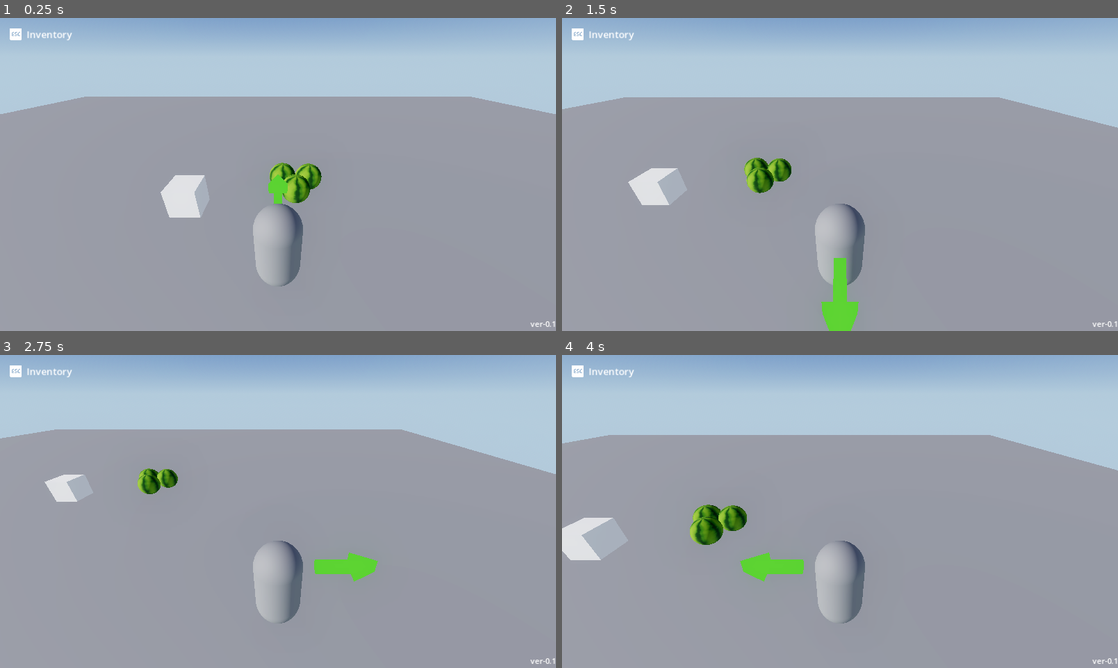
Above: before the commit, frames 1-4 (two rows, left to right).
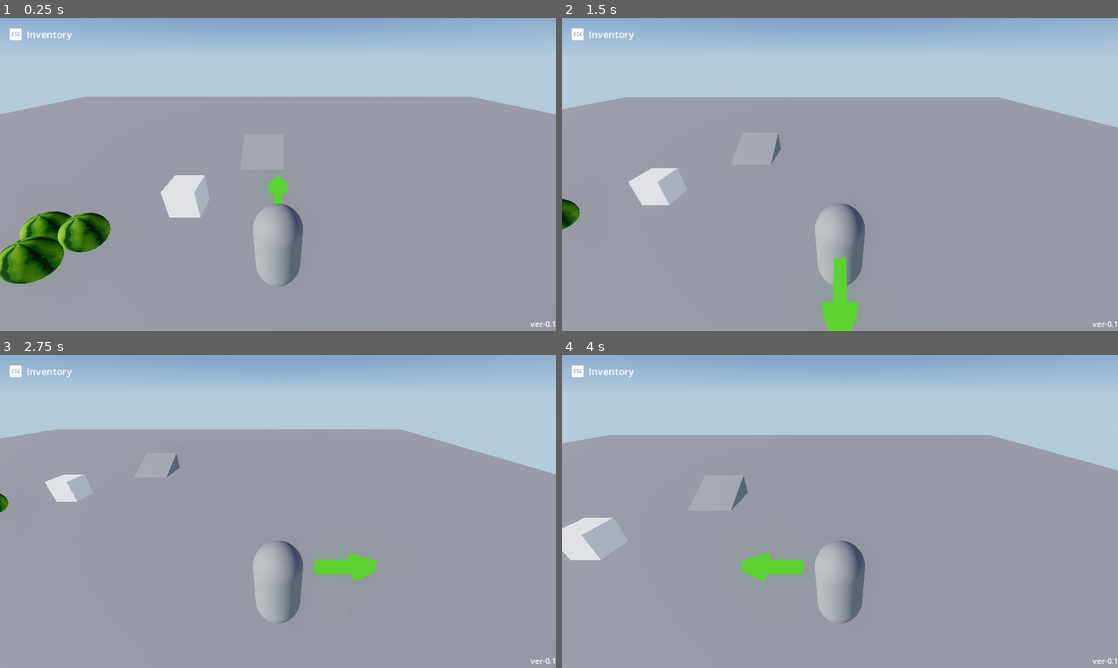
Above: after the commit, the same moments.

Repository: quinoazephyr/farm-hunt-game
Game: Godot game, scene res://source/nodes/scenes/test_items.tscn
Two runs of this game, one before a commit and one after it. Both use one fixed random seed, a clock stepped at 60 frames per second and the inputs below.
Inputs (mouse positions are in pixels of both pictures, inside the frame that each line leads up to):
- Up to frame 1 (0.25 s): no input
- Up to frame 2 (1.5 s): tap Enter (ui_accept) at 0.5, 0.77 s; move the mouse to (962, 158) at 0.52 s; hold D (move_right) 0.53-1.28 s; tap E (accept) at 0.6 s; move the mouse to (728, 190) at 1.27 s; hold S (move_backward) from 1.28 s (still down); tap Space (action_x) at 1.35 s
- Up to frame 3 (2.75 s): tap Enter (ui_accept) at 1.52 s; move the mouse to (333, 442) at 2.02 s; release S (move_backward) at 2.03 s; hold D (move_right) from 2.03 s (still down); right-click (333, 442) at 2.1 s
- Up to frame 4 (4 s): move the mouse to (812, 574) at 2.77 s; release D (move_right) at 2.78 s; hold W (move_forward) 2.78-3.53 s; tap E (accept) at 2.85 s; tap Enter (ui_accept) at 3.02, 3.77 s; move the mouse to (1006, 558) at 3.52 s; hold A (move_left) from 3.53 s (still down); tap Space (action_x) at 3.6 s

The runs differ from the first frame. In frame 1, 3.6% of the frame differs, in the area x 0-58%, y 46-85%; in frame 2, 1.0%; in frame 3, 0.6%; in frame 4, 1.0%.

Commit message:
move synchronizer code to pause_ui

Diff:
--- a/source/nodes/scenes/test_items.tscn
+++ b/source/nodes/scenes/test_items.tscn
@@ -1,20 +1,37 @@
-[gd_scene load_steps=2 format=3 uid="uid://b5wjp1mfa1lyp"]
+[gd_scene load_steps=4 format=3 uid="uid://b5wjp1mfa1lyp"]
 
 [ext_resource type="PackedScene" uid="uid://xopw8jd5wmyh" path="res://source/nodes/scenes/test_scene_base.tscn" id="1_occme"]
+
+[sub_resource type="BoxShape3D" id="BoxShape3D_eluac"]
+size = Vector3(2.22621, 1, 2)
+
+[sub_resource type="PrismMesh" id="PrismMesh_uutvj"]
+left_to_right = 1.0
+size = Vector3(2, 1, 2)
 
 [node name="TestItems" instance=ExtResource("1_occme")]
 
 [node name="Watermelon" parent="Spawners/PlaceholderSpawner/Placeholders" index="0" instance_placeholder="res://source/nodes/test/watermelon.tscn"]
-transform = Transform3D(1, 0, 0, 0, 1, 0, 0, 0, 1, 0.460654, 0.52437, -3.55905)
+transform = Transform3D(1, 0, 0, 0, 1, 0, 0, 0, 1, -5.75807, 0.52437, -0.704711)
 
 [node name="WhiteCube" parent="Spawners/PlaceholderSpawner/Placeholders" index="1" instance_placeholder="res://source/nodes/test/white_cube.tscn"]
 transform = Transform3D(1, 0, 0, 0, 1, 0, 0, 0, 1, -2.98782, 0.52437, -2.4764)
 
 [node name="Watermelon2" parent="Spawners/PlaceholderSpawner/Placeholders" index="2" instance_placeholder="res://source/nodes/test/watermelon.tscn"]
-transform = Transform3D(1, 0, 0, 0, 1, 0, 0, 0, 1, 0.594008, 0.52437, -3.28378)
+transform = Transform3D(1, 0, 0, 0, 1, 0, 0, 0, 1, -5.62472, 0.52437, -0.429441)
 
 [node name="Watermelon3" parent="Spawners/PlaceholderSpawner/Placeholders" index="3" instance_placeholder="res://source/nodes/test/watermelon.tscn"]
-transform = Transform3D(1, 0, 0, 0, 1, 0, 0, 0, 1, 0.890936, 0.52437, -3.60917)
+transform = Transform3D(1, 0, 0, 0, 1, 0, 0, 0, 1, -5.32779, 0.52437, -0.754831)
+
+[node name="Stairs" type="StaticBody3D" parent="." index="13"]
+transform = Transform3D(2.98023e-08, 0, 1, 0, 1, 0, -1, 0, 2.98023e-08, -0.727, 0.5, -6.187)
+
+[node name="CollisionShape3D" type="CollisionShape3D" parent="Stairs" index="0"]
+transform = Transform3D(0.894934, -0.446198, 0, 0.446198, 0.894934, 0, 0, 0, 1, 0.221235, -0.446481, -0.00103796)
+shape = SubResource("BoxShape3D_eluac")
+
+[node name="MeshInstance3D" type="MeshInstance3D" parent="Stairs" index="1"]
+mesh = SubResource("PrismMesh_uutvj")
 
 [editable path="MenuUI/InventoryUI/QuickMenu"]
 [editable path="CameraParent"]
--- a/source/nodes/scenes/test_scene_base.tscn
+++ b/source/nodes/scenes/test_scene_base.tscn
@@ -12,7 +12,6 @@
 [ext_resource type="Script" path="res://source/scripts/core/items_spawner.gd" id="5_mjlji"]
 [ext_resource type="Script" path="res://source/scripts/core/input_controls/menu_input_controls.gd" id="5_pt1r3"]
 [ext_resource type="Script" path="res://source/scripts/core/placeholder_spawner.gd" id="6_3whec"]
-[ext_resource type="Script" path="res://source/scripts/synchronizers/player_inventory_synchronizer.gd" id="6_vd64a"]
 [ext_resource type="PackedScene" uid="uid://de48v50qh8ips" path="res://source/nodes/test/blue_capsule.tscn" id="6_wr7o6"]
 [ext_resource type="PackedScene" uid="uid://jvkq5evujxhf" path="res://source/nodes/test/white_cube.tscn" id="7_0v82n"]
 [ext_resource type="Script" path="res://source/scripts/core/ui/screen_space_label.gd" id="8_boyn3"]
@@ -23,6 +22,7 @@
 [ext_resource type="PackedScene" uid="uid://c2j8p0ouei0bv" path="res://source/nodes/ui/quests/quest.tscn" id="18_qmr78"]
 [ext_resource type="Script" path="res://source/scripts/quests/quests_ui.gd" id="18_uq56c"]
 [ext_resource type="PackedScene" uid="uid://b82kd2vni3b1k" path="res://source/nodes/ui/quick_menu.tscn" id="19_jno4m"]
+[ext_resource type="Script" path="res://source/scripts/core/ui/pause_ui.gd" id="19_v5ubj"]
 [ext_resource type="Script" path="res://source/scripts/core/ui/quick_menu_ui_inventory.gd" id="20_cqd5j"]
 [ext_resource type="Texture2D" uid="uid://dib43qo3hwu5o" path="res://assets/images/controls/pc/down-arrow.png" id="21_56o6i"]
 [ext_resource type="Texture2D" uid="uid://bbnrf4ati72ty" path="res://assets/images/controls/pc/left-arrow.png" id="22_xglxu"]
@@ -40,6 +40,13 @@
 [node name="TimescaleControl" type="Node" parent="."]
 process_mode = 3
 script = ExtResource("1_oi6un")
+
+[node name="CameraParent" parent="." instance=ExtResource("2_mirwc")]
+
+[node name="PlayerCharacter" parent="." instance=ExtResource("3_hn0y1")]
+transform = Transform3D(1, 0, 0, 0, 1, 0, 0, 0, 1, 0, 1, 0)
+_camera_player_path = NodePath("../CameraParent")
+_inventory_size = 8
 
 [node name="WorldInputControls" type="Node" parent="."]
 process_mode = 1
@@ -58,7 +65,7 @@
 process_mode = 2
 script = ExtResource("5_pt1r3")
 _timescale_control_path = NodePath("../TimescaleControl")
-_inventory_ui_path = NodePath("../MenuUI/InventoryUI")
+_inventory_ui_path = NodePath("../PauseUI/InventoryUI")
 
 [node name="ActionInputControl" type="Node" parent="MenuInputControls"]
 script = ExtResource("3_7k0u2")
@@ -186,11 +193,13 @@
 [node name="List" type="VBoxContainer" parent="WorldUI/QuestsScrollBox"]
 layout_mode = 2
 
-[node name="MenuUI" type="CanvasLayer" parent="."]
+[node name="PauseUI" type="CanvasLayer" parent="."]
 process_mode = 2
 layer = 2
-
-[node name="InventoryUI" type="ColorRect" parent="MenuUI"]
+script = ExtResource("19_v5ubj")
+_player_character_node_path = NodePath("../PlayerCharacter")
+
+[node name="InventoryUI" type="ColorRect" parent="PauseUI"]
 visible = false
 anchors_preset = 15
 anchor_right = 1.0
@@ -201,7 +210,7 @@
 color = Color(0.196078, 0.196078, 0.196078, 0.705882)
 script = ExtResource("16_y837w")
 
-[node name="SlotsContainer" type="GridContainer" parent="MenuUI/InventoryUI"]
+[node name="SlotsContainer" type="GridContainer" parent="PauseUI/InventoryUI"]
 layout_mode = 1
 anchors_preset = 8
 anchor_left = 0.5
@@ -218,51 +227,51 @@
 theme_override_constants/v_separation = 40
 columns = 4
 
-[node name="InventorySlot" parent="MenuUI/InventoryUI/SlotsContainer" instance=ExtResource("17_55esj")]
+[node name="InventorySlot" parent="PauseUI/InventoryUI/SlotsContainer" instance=ExtResource("17_55esj")]
 layout_mode = 2
 focus_neighbor_right = NodePath("../InventorySlot2")
 focus_neighbor_bottom = NodePath("../InventorySlot5")
 
-[node name="InventorySlot2" parent="MenuUI/InventoryUI/SlotsContainer" instance=ExtResource("17_55esj")]
+[node name="InventorySlot2" parent="PauseUI/InventoryUI/SlotsContainer" instance=ExtResource("17_55esj")]
 layout_mode = 2
 focus_neighbor_left = NodePath("../InventorySlot")
 focus_neighbor_right = NodePath("../InventorySlot3")
 focus_neighbor_bottom = NodePath("../InventorySlot6")
 
-[node name="InventorySlot3" parent="MenuUI/InventoryUI/SlotsContainer" instance=ExtResource("17_55esj")]
+[node name="InventorySlot3" parent="PauseUI/InventoryUI/SlotsContainer" instance=ExtResource("17_55esj")]
 layout_mode = 2
 focus_neighbor_left = NodePath("../InventorySlot2")
 focus_neighbor_right = NodePath("../InventorySlot4")
 focus_neighbor_bottom = NodePath("../InventorySlot7")
 
-[node name="InventorySlot4" parent="MenuUI/InventoryUI/SlotsContainer" instance=ExtResource("17_55esj")]
+[node name="InventorySlot4" parent="PauseUI/InventoryUI/SlotsContainer" instance=ExtResource("17_55esj")]
 layout_mode = 2
 focus_neighbor_left = NodePath("../InventorySlot3")
 focus_neighbor_bottom = NodePath("../InventorySlot8")
 
-[node name="InventorySlot5" parent="MenuUI/InventoryUI/SlotsContainer" instance=ExtResource("17_55esj")]
+[node name="InventorySlot5" parent="PauseUI/InventoryUI/SlotsContainer" instance=ExtResource("17_55esj")]
 layout_mode = 2
 focus_neighbor_top = NodePath("../InventorySlot")
 focus_neighbor_right = NodePath("../InventorySlot6")
 
-[node name="InventorySlot6" parent="MenuUI/InventoryUI/SlotsContainer" instance=ExtResource("17_55esj")]
+[node name="InventorySlot6" parent="PauseUI/InventoryUI/SlotsContainer" instance=ExtResource("17_55esj")]
 layout_mode = 2
 focus_neighbor_left = NodePath("../InventorySlot5")
 focus_neighbor_top = NodePath("../InventorySlot2")
 focus_neighbor_right = NodePath("../InventorySlot7")
 
-[node name="InventorySlot7" parent="MenuUI/InventoryUI/SlotsContainer" instance=ExtResource("17_55esj")]
+[node name="InventorySlot7" parent="PauseUI/InventoryUI/SlotsContainer" instance=ExtResource("17_55esj")]
 layout_mode = 2
 focus_neighbor_left = NodePath("../InventorySlot6")
 focus_neighbor_top = NodePath("../InventorySlot3")
 focus_neighbor_right = NodePath("../InventorySlot8")
 
-[node name="InventorySlot8" parent="MenuUI/InventoryUI/SlotsContainer" instance=ExtResource("17_55esj")]
+[node name="InventorySlot8" parent="PauseUI/InventoryUI/SlotsContainer" instance=ExtResource("17_55esj")]
 layout_mode = 2
 focus_neighbor_left = NodePath("../InventorySlot7")
 focus_neighbor_top = NodePath("../InventorySlot4")
 
-[node name="Description" type="Label" parent="MenuUI/InventoryUI"]
+[node name="Description" type="Label" parent="PauseUI/InventoryUI"]
 layout_mode = 1
 anchors_preset = -1
 anchor_left = 0.5
@@ -279,23 +288,23 @@
 vertical_alignment = 1
 autowrap_mode = 2
 
-[node name="QuickMenu" parent="MenuUI/InventoryUI" instance=ExtResource("19_jno4m")]
+[node name="QuickMenu" parent="PauseUI/InventoryUI" instance=ExtResource("19_jno4m")]
 visible = false
 layout_mode = 0
 script = ExtResource("20_cqd5j")
 
-[node name="ControlWithOffset" parent="MenuUI/InventoryUI/QuickMenu" index="0"]
+[node name="ControlWithOffset" parent="PauseUI/InventoryUI/QuickMenu" index="0"]
 offset_left = 120.0
 offset_right = 270.0
 offset_bottom = 170.0
 
-[node name="HoldMoreButton" type="Button" parent="MenuUI/InventoryUI/QuickMenu/ControlWithOffset/ButtonsContainer" index="0"]
+[node name="HoldMoreButton" type="Button" parent="PauseUI/InventoryUI/QuickMenu/ControlWithOffset/ButtonsContainer" index="0"]
 layout_mode = 2
 size_flags_vertical = 3
 focus_neighbor_bottom = NodePath("../HoldLessButton")
 text = "Hold more"
 
-[node name="HoldLessButton" type="Button" parent="MenuUI/InventoryUI/QuickMenu/ControlWithOffset/ButtonsContainer" index="1"]
+[node name="HoldLessButton" type="Button" parent="PauseUI/InventoryUI/QuickMenu/ControlWithOffset/ButtonsContainer" index="1"]
 layout_mode = 2
 size_flags_vertical = 3
 focus_neighbor_top = NodePath("../HoldMoreButton")
@@ -303,7 +312,7 @@
 disabled = true
 text = "Hold less"
 
-[node name="DropButton" type="Button" parent="MenuUI/InventoryUI/QuickMenu/ControlWithOffset/ButtonsContainer" index="2"]
+[node name="DropButton" type="Button" parent="PauseUI/InventoryUI/QuickMenu/ControlWithOffset/ButtonsContainer" index="2"]
 layout_mode = 2
 size_flags_vertical = 3
 focus_neighbor_top = NodePath("../HoldLessButton")
@@ -311,13 +320,13 @@
 disabled = true
 text = "Drop"
 
-[node name="CancelButton" type="Button" parent="MenuUI/InventoryUI/QuickMenu/ControlWithOffset/ButtonsContainer" index="3"]
+[node name="CancelButton" type="Button" parent="PauseUI/InventoryUI/QuickMenu/ControlWithOffset/ButtonsContainer" index="3"]
 layout_mode = 2
 size_flags_vertical = 3
 focus_neighbor_top = NodePath("../DropButton")
 text = "Cancel"
 
-[node name="CountRect" type="ColorRect" parent="MenuUI/InventoryUI/QuickMenu/ControlWithOffset" index="2"]
+[node name="CountRect" type="ColorRect" parent="PauseUI/InventoryUI/QuickMenu/ControlWithOffset" index="2"]
 visible = false
 layout_mode = 1
 anchors_preset = 1
@@ -330,7 +339,7 @@
 grow_horizontal = 0
 color = Color(0.196078, 0.196078, 0.196078, 0.705882)
 
-[node name="Highlight" type="ColorRect" parent="MenuUI/InventoryUI/QuickMenu/ControlWithOffset/CountRect"]
+[node name="Highlight" type="ColorRect" parent="PauseUI/InventoryUI/QuickMenu/ControlWithOffset/CountRect"]
 show_behind_parent = true
 layout_mode = 1
 anchors_preset = -1
@@ -343,22 +352,22 @@
 grow_horizontal = 2
 grow_vertical = 2
 
-[node name="CountHBox" type="HBoxContainer" parent="MenuUI/InventoryUI/QuickMenu/ControlWithOffset/CountRect"]
+[node name="CountHBox" type="HBoxContainer" parent="PauseUI/InventoryUI/QuickMenu/ControlWithOffset/CountRect"]
 layout_mode = 0
 offset_right = 40.0
 offset_bottom = 40.0
 theme_override_constants/separation = 1
 alignment = 1
 
-[node name="Label" type="Label" parent="MenuUI/InventoryUI/QuickMenu/ControlWithOffset/CountRect/CountHBox"]
+[node name="Label" type="Label" parent="PauseUI/InventoryUI/QuickMenu/ControlWithOffset/CountRect/CountHBox"]
 layout_mode = 2
 text = "x"
 
-[node name="CountLabel" type="Label" parent="MenuUI/InventoryUI/QuickMenu/ControlWithOffset/CountRect/CountHBox"]
+[node name="CountLabel" type="Label" parent="PauseUI/InventoryUI/QuickMenu/ControlWithOffset/CountRect/CountHBox"]
 layout_mode = 2
 text = "0"
 
-[node name="HelperControls" type="HBoxContainer" parent="MenuUI/InventoryUI"]
+[node name="HelperControls" type="HBoxContainer" parent="PauseUI/InventoryUI"]
 layout_mode = 1
 anchors_preset = 7
 anchor_left = 0.5
@@ -374,14 +383,14 @@
 theme_override_constants/separation = 50
 alignment = 1
 
-[node name="MoveSelection" type="HBoxContainer" parent="MenuUI/InventoryUI/HelperControls"]
+[node name="MoveSelection" type="HBoxContainer" parent="PauseUI/InventoryUI/HelperControls"]
 layout_mode = 2
 theme_override_constants/separation = 10
 
-[node name="ButtonLabels" type="VBoxContainer" parent="MenuUI/InventoryUI/HelperControls/MoveSelection"]
-layout_mode = 2
-
-[node name="TextureRect" type="TextureRect" parent="MenuUI/InventoryUI/HelperControls/MoveSelection/ButtonLabels"]
+[node name="ButtonLabels" type="VBoxContainer" parent="PauseUI/InventoryUI/HelperControls/MoveSelection"]
+layout_mode = 2
+
+[node name="TextureRect" type="TextureRect" parent="PauseUI/InventoryUI/HelperControls/MoveSelection/ButtonLabels"]
 custom_minimum_size = Vector2(20, 20)
 layout_mode = 2
 texture = ExtResource("21_56o6i")
@@ -389,95 +398,81 @@
 stretch_mode = 5
 flip_v = true
 
-[node name="HBoxContainer" type="HBoxContainer" parent="MenuUI/InventoryUI/HelperControls/MoveSelection/ButtonLabels"]
-layout_mode = 2
-
-[node name="TextureRect" type="TextureRect" parent="MenuUI/InventoryUI/HelperControls/MoveSelection/ButtonLabels/HBoxContainer"]
+[node name="HBoxContainer" type="HBoxContainer" parent="PauseUI/InventoryUI/HelperControls/MoveSelection/ButtonLabels"]
+layout_mode = 2
+
+[node name="TextureRect" type="TextureRect" parent="PauseUI/InventoryUI/HelperControls/MoveSelection/ButtonLabels/HBoxContainer"]
 custom_minimum_size = Vector2(20, 20)
 layout_mode = 2
 texture = ExtResource("22_xglxu")
 expand_mode = 1
 
-[node name="TextureRect2" type="TextureRect" parent="MenuUI/InventoryUI/HelperControls/MoveSelection/ButtonLabels/HBoxContainer"]
+[node name="TextureRect2" type="TextureRect" parent="PauseUI/InventoryUI/HelperControls/MoveSelection/ButtonLabels/HBoxContainer"]
 custom_minimum_size = Vector2(20, 20)
 layout_mode = 2
 texture = ExtResource("21_56o6i")
 expand_mode = 1
 
-[node name="TextureRect3" type="TextureRect" parent="MenuUI/InventoryUI/HelperControls/MoveSelection/ButtonLabels/HBoxContainer"]
+[node name="TextureRect3" type="TextureRect" parent="PauseUI/InventoryUI/HelperControls/MoveSelection/ButtonLabels/HBoxContainer"]
 custom_minimum_size = Vector2(20, 20)
 layout_mode = 2
 texture = ExtResource("22_xglxu")
 expand_mode = 1
 flip_h = true
 
-[node name="Label" type="Label" parent="MenuUI/InventoryUI/HelperControls/MoveSelection"]
+[node name="Label" type="Label" parent="PauseUI/InventoryUI/HelperControls/MoveSelection"]
 layout_mode = 2
 text = "Move selection"
 horizontal_alignment = 1
 vertical_alignment = 1
 
-[node name="Select" type="HBoxContainer" parent="MenuUI/InventoryUI/HelperControls"]
+[node name="Select" type="HBoxContainer" parent="PauseUI/InventoryUI/HelperControls"]
 layout_mode = 2
 theme_override_constants/separation = 10
 
-[node name="HBoxContainer" type="HBoxContainer" parent="MenuUI/InventoryUI/HelperControls/Select"]
-layout_mode = 2
-
-[node name="TextureRect" type="TextureRect" parent="MenuUI/InventoryUI/HelperControls/Select/HBoxContainer"]
+[node name="HBoxContainer" type="HBoxContainer" parent="PauseUI/InventoryUI/HelperControls/Select"]
+layout_mode = 2
+
+[node name="TextureRect" type="TextureRect" parent="PauseUI/InventoryUI/HelperControls/Select/HBoxContainer"]
 custom_minimum_size = Vector2(20, 20)
 layout_mode = 2
 texture = ExtResource("3_rkosi")
 expand_mode = 1
 stretch_mode = 5
 
-[node name="Label" type="Label" parent="MenuUI/InventoryUI/HelperControls/Select/HBoxContainer"]
+[node name="Label" type="Label" parent="PauseUI/InventoryUI/HelperControls/Select/HBoxContainer"]
 layout_mode = 2
 theme_override_font_sizes/font_size = 20
 text = "/"
 
-[node name="TextureRect2" type="TextureRect" parent="MenuUI/InventoryUI/HelperControls/Select/HBoxContainer"]
+[node name="TextureRect2" type="TextureRect" parent="PauseUI/InventoryUI/HelperControls/Select/HBoxContainer"]
 custom_minimum_size = Vector2(20, 20)
 layout_mode = 2
 texture = ExtResource("23_n0kci")
 expand_mode = 1
 stretch_mode = 5
 
-[node name="Label" type="Label" parent="MenuUI/InventoryUI/HelperControls/Select"]
+[node name="Label" type="Label" parent="PauseUI/InventoryUI/HelperControls/Select"]
 layout_mode = 2
 text = "Select"
 
-[node name="Back" type="HBoxContainer" parent="MenuUI/InventoryUI/HelperControls"]
+[node name="Back" type="HBoxContainer" parent="PauseUI/InventoryUI/HelperControls"]
 layout_mode = 2
 theme_override_constants/separation = 10
 
-[node name="HBoxContainer" type="HBoxContainer" parent="MenuUI/InventoryUI/HelperControls/Back"]
-layout_mode = 2
-
-[node name="TextureRect" type="TextureRect" parent="MenuUI/InventoryUI/HelperControls/Back/HBoxContainer"]
+[node name="HBoxContainer" type="HBoxContainer" parent="PauseUI/InventoryUI/HelperControls/Back"]
+layout_mode = 2
+
+[node name="TextureRect" type="TextureRect" parent="PauseUI/InventoryUI/HelperControls/Back/HBoxContainer"]
 custom_minimum_size = Vector2(20, 20)
 layout_mode = 2
 texture = ExtResource("24_h1pgu")
 expand_mode = 1
 stretch_mode = 5
 
-[node name="Label" type="Label" parent="MenuUI/InventoryUI/HelperControls/Back"]
+[node name="Label" type="Label" parent="PauseUI/InventoryUI/HelperControls/Back"]
 layout_mode = 2
 text = "Back"
-
-[node name="CameraParent" parent="." instance=ExtResource("2_mirwc")]
-
-[node name="PlayerCharacter" parent="." instance=ExtResource("3_hn0y1")]
-transform = Transform3D(1, 0, 0, 0, 1, 0, 0, 0, 1, 0, 1, 0)
-_camera_player_path = NodePath("../CameraParent")
-_inventory_size = 8
-
-[node name="Synchronizers" type="Node" parent="."]
-
-[node name="PlayerInventorySynchronizer" type="Node" parent="Synchronizers"]
-script = ExtResource("6_vd64a")
-_player_character_node_path = NodePath("../../PlayerCharacter")
-_inventory_ui_path = NodePath("../../MenuUI/InventoryUI")
 
 [node name="Floor" type="StaticBody3D" parent="."]
 
@@ -502,4 +497,4 @@
 grow_vertical = 0
 text = "ver-0.1"
 
-[editable path="MenuUI/InventoryUI/QuickMenu"]
+[editable path="PauseUI/InventoryUI/QuickMenu"]
--- /dev/null
+++ b/source/scripts/core/ui/pause_ui.gd
@@ -0,0 +1,12 @@
+class_name PauseUI
+extends Node
+
+@export_node_path("PlayerCharacter") var _player_character_node_path
+
+@onready var _player_character = get_node(_player_character_node_path)
+@onready var _inventory_ui = $InventoryUI
+
+func _ready():
+	var inventory = _player_character._inventory
+	inventory.items_added.connect(_inventory_ui.add_items)
+	_inventory_ui.drop_items_requested.connect(inventory.remove_items)
--- a/source/scripts/synchronizers/player_inventory_synchronizer.gd
+++ /dev/null
@@ -1,12 +0,0 @@
-class_name PlayerInventorySynchronizer
-extends Node
-
-@export_node_path("CharacterWithBag") var _player_character_node_path
-@export_node_path("InventoryUI") var _inventory_ui_path
-
-@onready var _inventory = get_node(_player_character_node_path)._inventory
-@onready var _inventory_ui = get_node(_inventory_ui_path)
-
-func _ready():
-	_inventory.items_added.connect(_inventory_ui.add_items)
-	_inventory_ui.drop_items_requested.connect(_inventory.remove_items)
